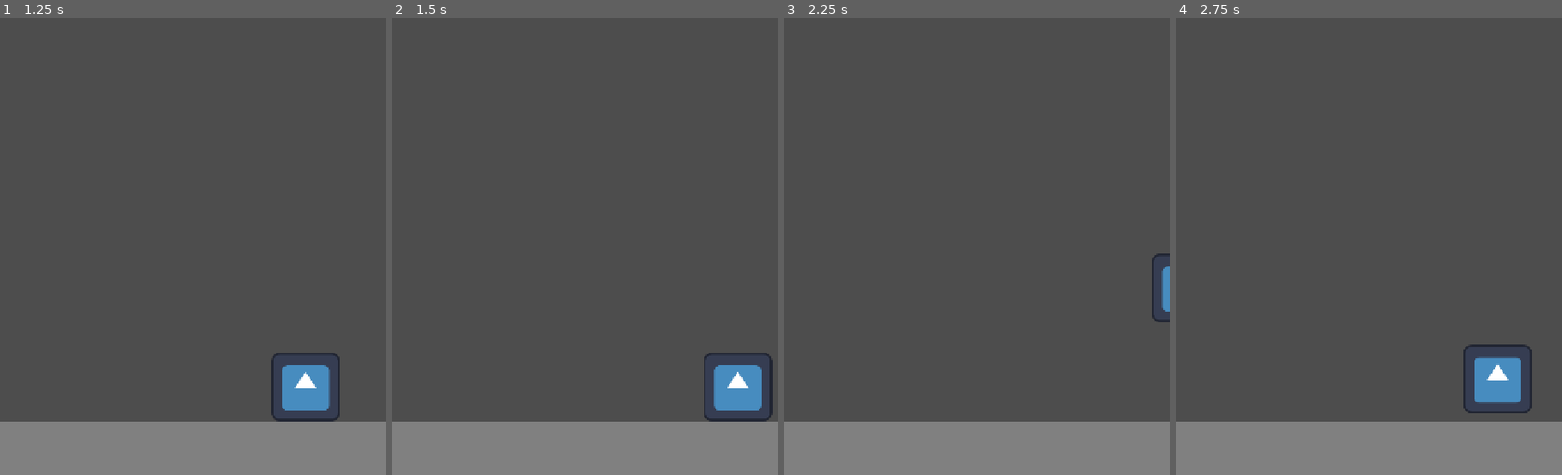
Above: before the commit, frames 1-4 (left to right).
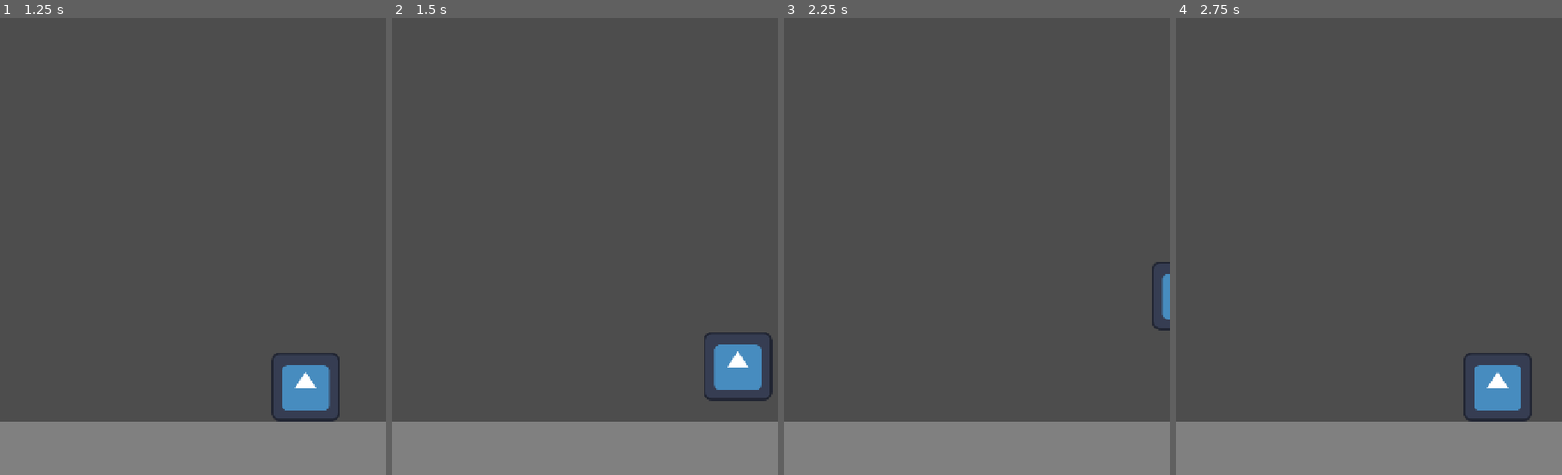
Above: after the commit, the same moments.

Repository: caio10012/meu_jogo_godot
Game: Godot game, scene res://scenes/Main.tscn
Two runs of this game, one before a commit and one after it. Both use one fixed random seed, a clock stepped at 60 frames per second and the inputs below. The engine's default icon, where the game draws it, is replaced by a stand-in: a white triangle on a blue panel in a dark square.
Inputs (mouse positions are in pixels of both pictures, inside the frame that each line leads up to):
- Up to frame 1 (1.25 s): tap Enter (ui_accept) at 0.5, 0.77 s; move the mouse to (277, 95) at 0.52 s; hold Right (ui_right) from 0.53 s (still down); click (277, 95) at 0.67 s
- Up to frame 2 (1.5 s): keep holding Right (ui_right); move the mouse to (507, 164) at 1.27 s; click (507, 164) at 1.42 s
- Up to frame 3 (2.25 s): tap Enter (ui_accept) at 1.52 s; move the mouse to (outside the picture) at 2.02 s; release Right (ui_right) at 2.03 s; hold Left (ui_left) from 2.03 s (still down); click (outside the picture) at 2.17 s
- Up to frame 4 (2.75 s): keep holding Left (ui_left)

Frame 1 is identical in both runs. In frame 2, 1.6% of the frame differs, in the area x 80-99%, y 68-89%; in frame 3, 0.2%; in frame 4, 1.0%.

Commit message:
feat: habilitar suporte a touch e implementar pulo do player

Diff:
--- a/project.godot
+++ b/project.godot
@@ -22,6 +22,10 @@
 window/stretch/mode="canvas_items"
 window/stretch/aspect="expand"
 
+[input_devices]
+
+pointing/emulate_touch_from_mouse=true
+
 [physics]
 
 3d/physics_engine="Jolt Physics"
--- a/scripts/player.gd
+++ b/scripts/player.gd
@@ -4,6 +4,11 @@
 const JUMP_VELOCITY := -600.0
 
 var gravity: float = ProjectSettings.get_setting("physics/2d/default_gravity")
+
+
+func _input(event: InputEvent) -> void:
+	if event is InputEventScreenTouch and event.pressed and is_on_floor():
+		velocity.y = JUMP_VELOCITY
 
 
 func _physics_process(delta: float) -> void:
